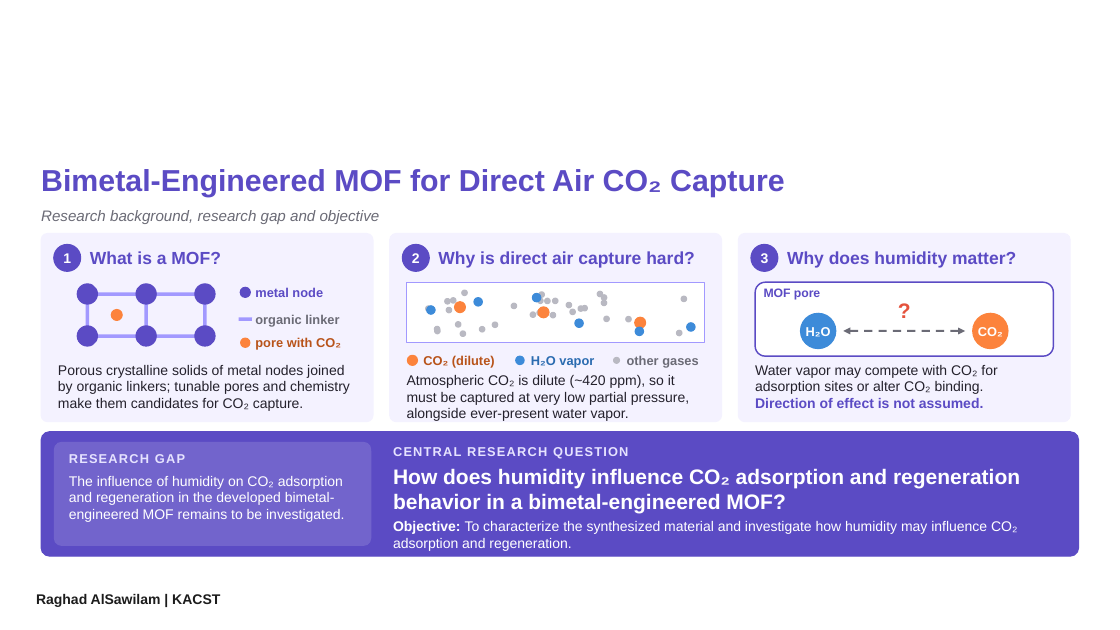
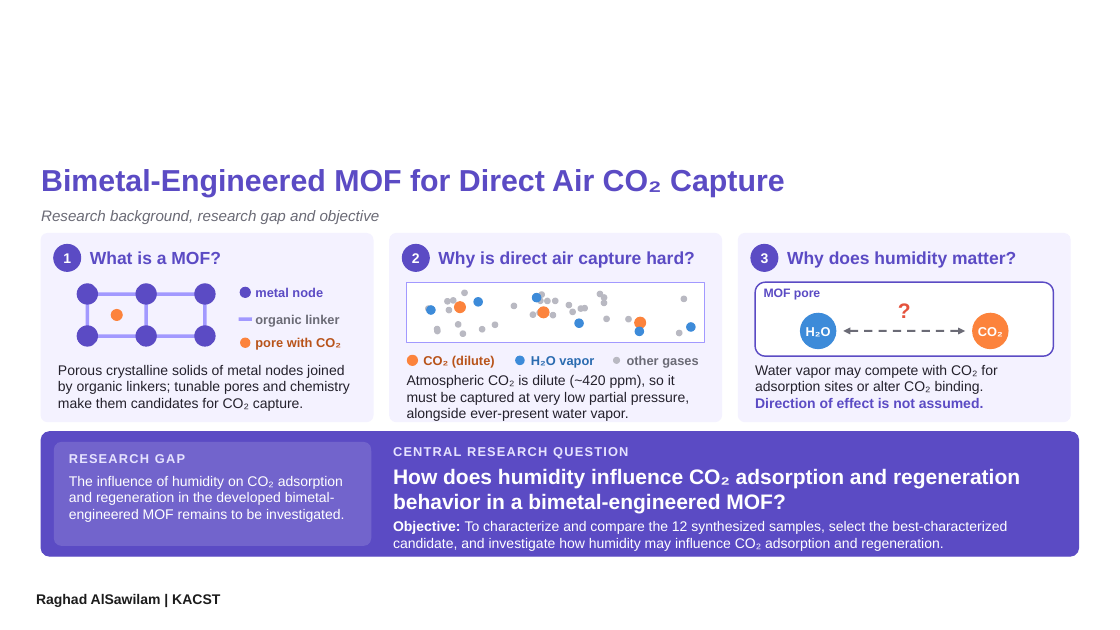
Before and after one commit to shathasultan/shatha, a slide deck: slide 2 of WPC2026_MOF_CO2_Capture_9slides.pptx. Drawn at 1120x630 pixels with LibreOffice and Linux fonts; fonts in the diff are those of the drawing; background and template pictures are left out. Boxes give left, top, right and bottom in pixels: in the first picture for what was removed or moved away, otherwise in the second. Text is boxed around its words. In the diff, an @@ line names an element or a change of style, - is before the commit and + after.

```diff
--- a/WPC2026_MOF_CO2_Capture_9slides.pptx
+++ b/WPC2026_MOF_CO2_Capture_9slides.pptx
@@ text at [393,521,1007,551]: text changed @@
-Objective: To characterize the synthesized material and investigate how humidity may influence CO₂ adsorption and regeneration.
+Objective: To characterize and compare the 12 synthesized samples, select the best-characterized candidate, and investigate how humidity may influence CO₂ adsorption and regeneration.
```
Also in this commit, not shown: 3 other slides changed, 1 slide added, 1 slide removed.
